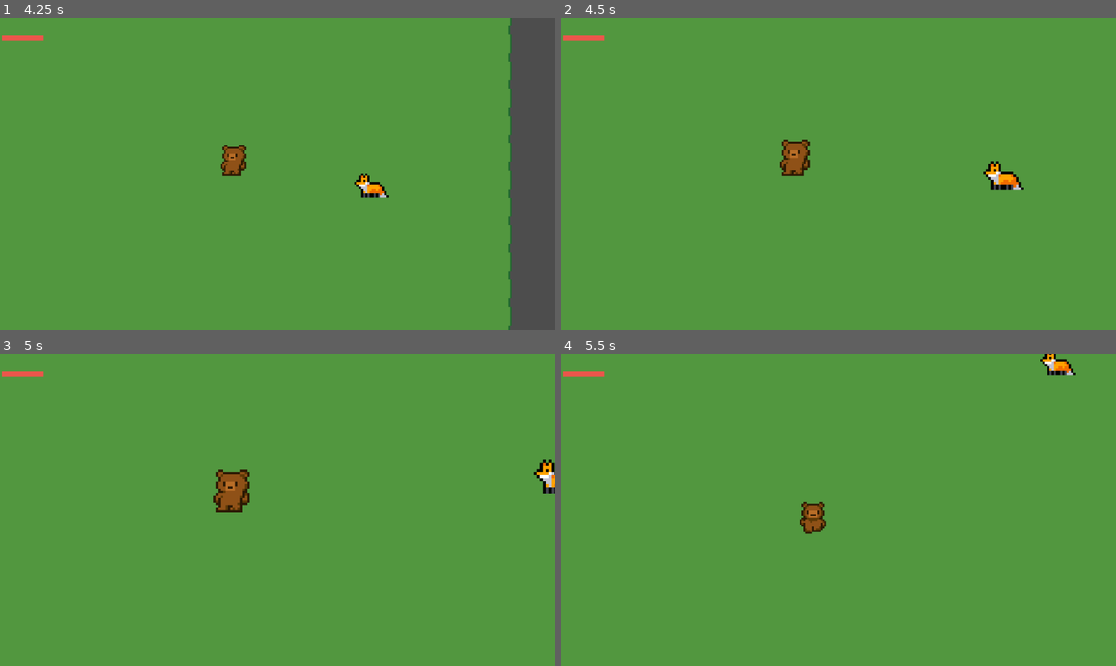
Above: before the commit, frames 1-4 (two rows, left to right).
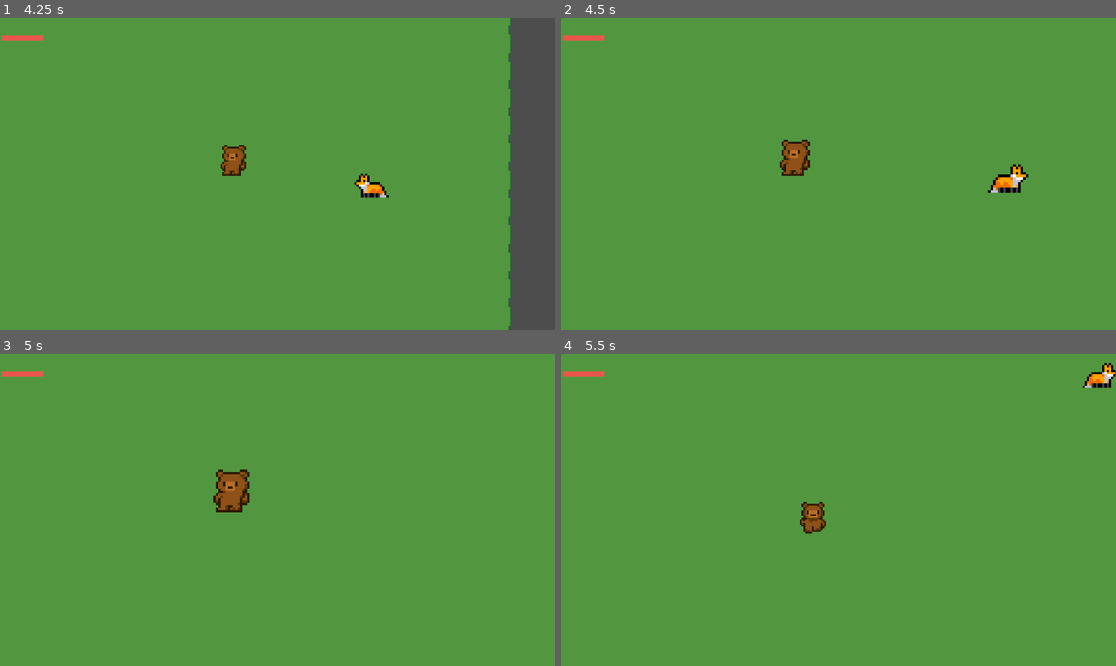
Above: after the commit, the same moments.

Repository: tom-legros/Beesounours-Gamejam4-2026
Game: Godot game, scene res://main.tscn
Same seed, same stepped clock (60 frames per second), same inputs: the game is played once before the commit and once after it.
Inputs:
- Up to frame 1 (4.25 s): hold Right (ui_right) 0.53-1.28 s; hold Shift 0.53-1.28 s; tap Space at 0.77, 1.52, 3.02, 3.77 s; hold Down (ui_down) 1.28-2.03 s; tap Shift at 1.35, 2.85 s; hold Right (ui_right) 2.03-2.78 s; hold Shift 2.03-2.78 s; hold Up (ui_up) 2.78-3.53 s; hold Left (ui_left) from 3.53 s (still down); hold Shift from 3.53 s (still down)
- Up to frame 2 (4.5 s): keep holding Left (ui_left); release Shift at 4.28 s; tap Shift at 4.35 s
- Up to frame 3 (5 s): keep holding Left (ui_left); tap Space at 4.52 s
- Up to frame 4 (5.5 s): release Left (ui_left) at 5.03 s; hold Down (ui_down) from 5.03 s (still down); hold Shift from 5.03 s (still down)

Frame 1 is identical in both runs. In frame 2, 0.5% of the frame differs, in the area x 76-85%, y 45-57%; in frame 3, 0.3%; in frame 4, 0.6%, in the area x 86-100%, y 0-11%.

Commit message:
Ajout de difficulté

Diff:
--- a/game/player.gd
+++ b/game/player.gd
@@ -127,11 +127,16 @@
 func _on_zone_attaque_body_entered(body):
 	if body == self:
 		return
-	if body.is_in_group("Ennemis") or body.get_parent().is_in_group("Ennemis"):
-		var cible = body if body.is_in_group("Ennemis") else body.get_parent()
-		cible.modulate = Color.WHITE * 10
-		await get_tree().create_timer(0.05).timeout
-		cible.queue_free()
+	var ennemi = null
+	if body.is_in_group("Ennemis"):
+		ennemi = body
+	elif body.get_parent().is_in_group("Ennemis"):
+		ennemi = body.get_parent()
+	if ennemi:
+		if ennemi.has_method("subir_degats"):
+			ennemi.subir_degats()
+		else:
+			ennemi.queue_free()
 
 
 func _on_slash_sprite_animation_finished():
--- a/game/renard.gd
+++ b/game/renard.gd
@@ -3,6 +3,11 @@
 @export var VITESSE_MAX = 50
 @export var ACCELERATION = 400
 @export var VITESSE_ERRANCE = 30
+
+# --- NOUVEAU : SYSTÈME DE VIE ---
+var pv : int = 3
+var est_invulnerable : bool = false
+# ------------------------------
 
 var cible = null
 var direction_errance = Vector2.ZERO
@@ -22,13 +27,44 @@
 			choisir_direction_aleatoire()
 		direction_voulue = direction_errance
 
-	velocity = velocity.move_toward(direction_voulue * (VITESSE_MAX if cible else VITESSE_ERRANCE), ACCELERATION * delta)
+	# Le renard recule s'il vient de prendre un coup (Optionnel)
+	if not est_invulnerable:
+		velocity = velocity.move_toward(direction_voulue * (VITESSE_MAX if cible else VITESSE_ERRANCE), ACCELERATION * delta)
 
 	if velocity.x > 2:
 		$Sprite2D.flip_h = true
 	elif velocity.x < -2:
 		$Sprite2D.flip_h = false
+
 	move_and_slide()
+
+# --- LA FONCTION QUI MANQUAIT ---
+func subir_degats():
+	if est_invulnerable:
+		return
+
+	pv -= 1
+	print("Le renard a mal ! PV restants : ", pv)
+
+	# Effet Rouge
+	est_invulnerable = true
+	var tween = create_tween()
+	tween.tween_property($Sprite2D, "modulate", Color.RED, 0.1)
+	tween.tween_property($Sprite2D, "modulate", Color.WHITE, 0.1)
+
+	# Petit recul
+	velocity = -velocity.normalized() * 200
+	move_and_slide()
+
+	await get_tree().create_timer(0.4).timeout
+	est_invulnerable = false
+
+	if pv <= 0:
+		mourir()
+
+func mourir():
+	print("Renard vaincu !")
+	queue_free() # C'est ICI qu'il meurt pour de bon
 
 func choisir_direction_aleatoire():
 	var angle = randf_range(0, 2 * PI)
@@ -38,13 +74,12 @@
 func _on_vision_body_entered(body):
 	if body.name == "Player":
 		cible = body
-		print("Le renard vous a repéré !")
 
 func _on_vision_body_exited(body):
 	if body == cible:
 		cible = null
-		choisir_direction_aleatoire()
 
+# Pour attaquer l'ours
 func _on_zone_degats_body_entered(body):
 	if body.name == "Player":
 		if body.has_method("recevoir_degats"):
